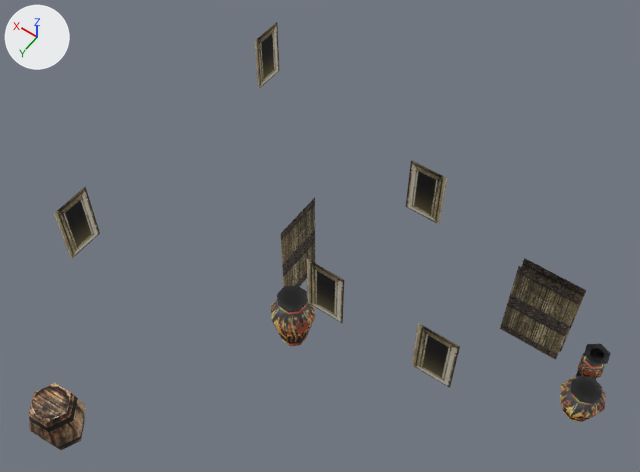
What one commit did to the COLLADA model client/art/meshes/props/hele_house_c_props.dae.
Both versions are drawn from a 50 mm lens placed at (-0.209, 0.317, 0.638), pointed at (0.023, -0.007, 0.129). The axes (+X, +Y, +Z) are drawn at upper left. The lights are the same throughout. Where no turn or scale is listed for an object, it has been applied to the vertices.
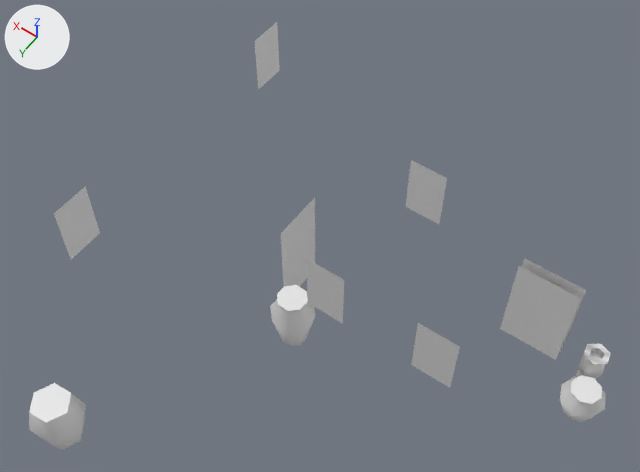
What the commit changed:
me_object1041mesh has 168 vertices, 252 faces and spans x -0.284..0.082, y -0.054..0.291, z -0.121..0.051.
me_object1041mesh no longer uses material mat_10___default (picture img_hele_props_a_dds).

What differs and where, as boxes (x1, y1, x2, y2) in the pictures (640 x 472 px):
'Object1041', recoloured: (29, 22, 611, 450) in both
